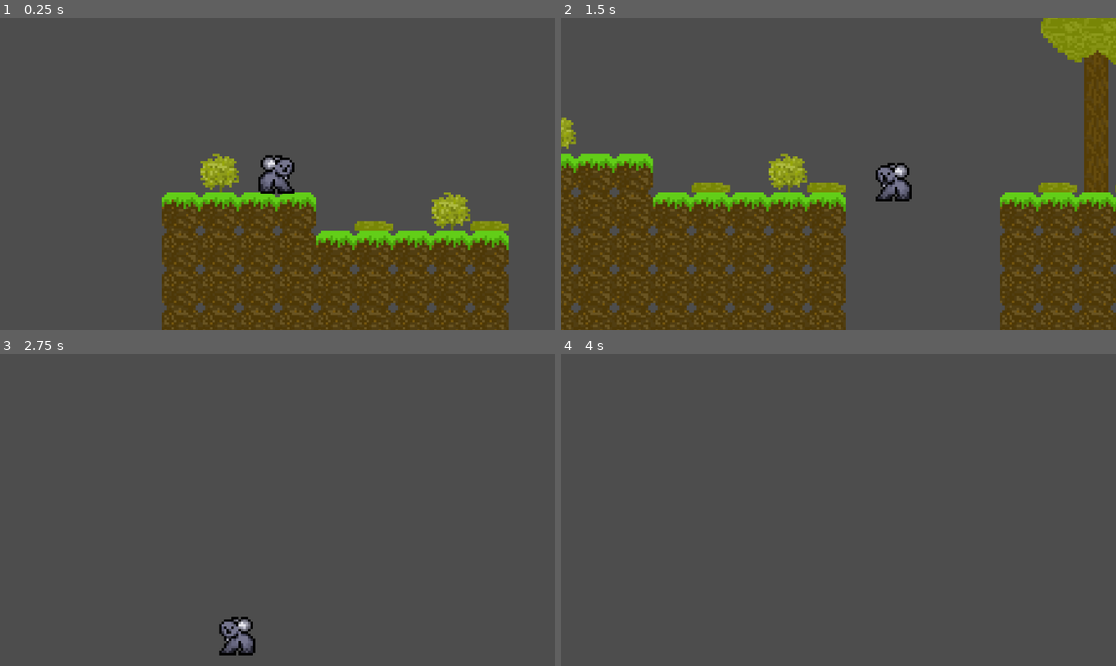
Above: before the commit, frames 1-4 (two rows, left to right).
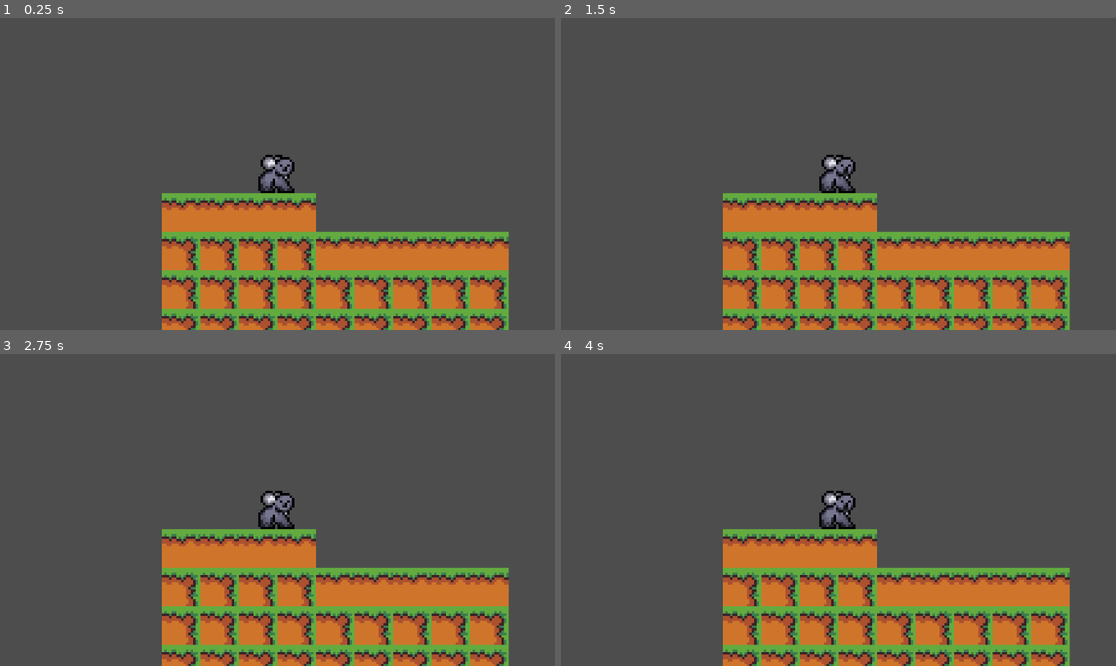
Above: after the commit, the same moments.

Repository: JeremyLikesCats/SuperKoalaRun
Game: Godot game, scene res://Scenes & Scripts/Levels/level_1.tscn
The game is run twice, just before and just after one commit, with the same random seed, the same clock (stepped at 60 frames per second) and the same inputs. This scene is started directly instead of the project's main scene.
Inputs:
- Up to frame 1 (0.25 s): no input
- Up to frame 2 (1.5 s): hold D (Right) from 0.53 s (still down); tap Space (Jump) at 0.77 s
- Up to frame 3 (2.75 s): tap Space (Jump) at 1.52 s; release D (Right) at 2.03 s; hold A (Left) from 2.03 s (still down)
- Up to frame 4 (4 s): release A (Left) at 2.78 s; hold D (Right) from 2.78 s (still down); tap Space (Jump) at 3.02, 3.77 s

The runs differ from the first frame. In frame 1, 25% of the frame differs, in the area x 29-92%, y 43-100%; in frame 2, 48%, in the area x 0-100%, y 0-100%; in frame 3, 24%; in frame 4, 24%.

Commit message:
Better tilemap

Diff:
--- a/Scenes & Scripts/Levels/level_1.tscn
+++ b/Scenes & Scripts/Levels/level_1.tscn
@@ -1,11 +1,14 @@
-[gd_scene load_steps=10 format=3 uid="uid://wnhyue7ka2ja"]
+[gd_scene load_steps=13 format=3 uid="uid://wnhyue7ka2ja"]
 
+[ext_resource type="Script" path="res://Scenes & Scripts/Characters/snake.gd" id="1_fqbi2"]
 [ext_resource type="Texture2D" uid="uid://80dn2pexkiwe" path="res://Assets/GrasslandTileMap.png" id="1_s6k22"]
 [ext_resource type="PackedScene" uid="uid://b8qirrg0fdf2f" path="res://Scenes & Scripts/Characters/player.tscn" id="2_yahll"]
+[ext_resource type="Script" path="res://Scenes & Scripts/Characters/player.gd" id="3_4ago1"]
 [ext_resource type="PackedScene" uid="uid://cigk5wr4e4tsb" path="res://Scenes & Scripts/Characters/killzone.tscn" id="4_576p1"]
 [ext_resource type="PackedScene" uid="uid://c1k44u1c0dinu" path="res://Scenes & Scripts/Characters/snake.tscn" id="5_7xudw"]
+[ext_resource type="Script" path="res://Scenes & Scripts/Characters/killzone.gd" id="5_xvudc"]
 [ext_resource type="PackedScene" uid="uid://b50i28q4ktvwj" path="res://Scenes & Scripts/Characters/golden_leaf.tscn" id="6_4ago1"]
-[ext_resource type="PackedScene" uid="uid://batssswxc7724" path="res://Scenes & Scripts/Characters/lava_blob.tscn" id="6_fqbi2"]
+[ext_resource type="PackedScene" path="res://Scenes & Scripts/Characters/lava_blob.tscn" id="6_fqbi2"]
 
 [sub_resource type="TileSetAtlasSource" id="TileSetAtlasSource_jlc67"]
 texture = ExtResource("1_s6k22")
@@ -50,8 +53,10 @@
 
 [node name="Player" parent="." instance=ExtResource("2_yahll")]
 position = Vector2(-32, -40)
+script = ExtResource("3_4ago1")
 
 [node name="Killzone" parent="." instance=ExtResource("4_576p1")]
+script = ExtResource("5_xvudc")
 
 [node name="CollisionShape2D" type="CollisionShape2D" parent="Killzone"]
 shape = SubResource("WorldBoundaryShape2D_xvudc")
@@ -61,6 +66,7 @@
 
 [node name="Snake" parent="." instance=ExtResource("5_7xudw")]
 position = Vector2(315, -57)
+script = ExtResource("1_fqbi2")
 
 [node name="lava_blob" parent="." instance=ExtResource("6_fqbi2")]
 position = Vector2(457, -40)
Binary file changed: Assets/GrasslandTileMap.png
